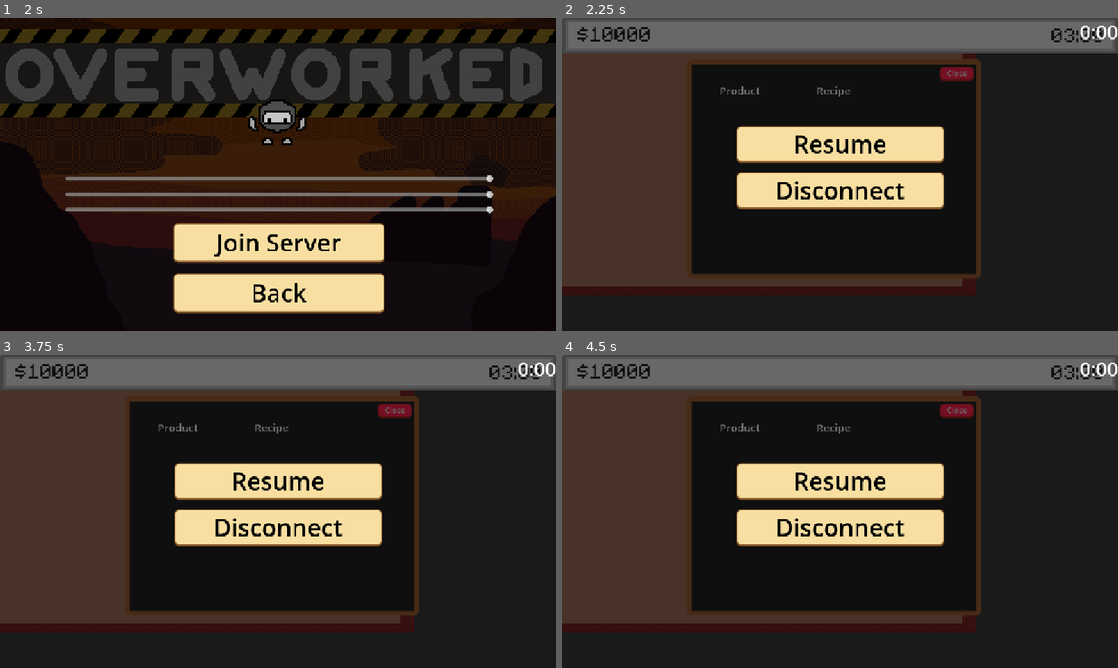
Above: before the commit, frames 1-4 (two rows, left to right).
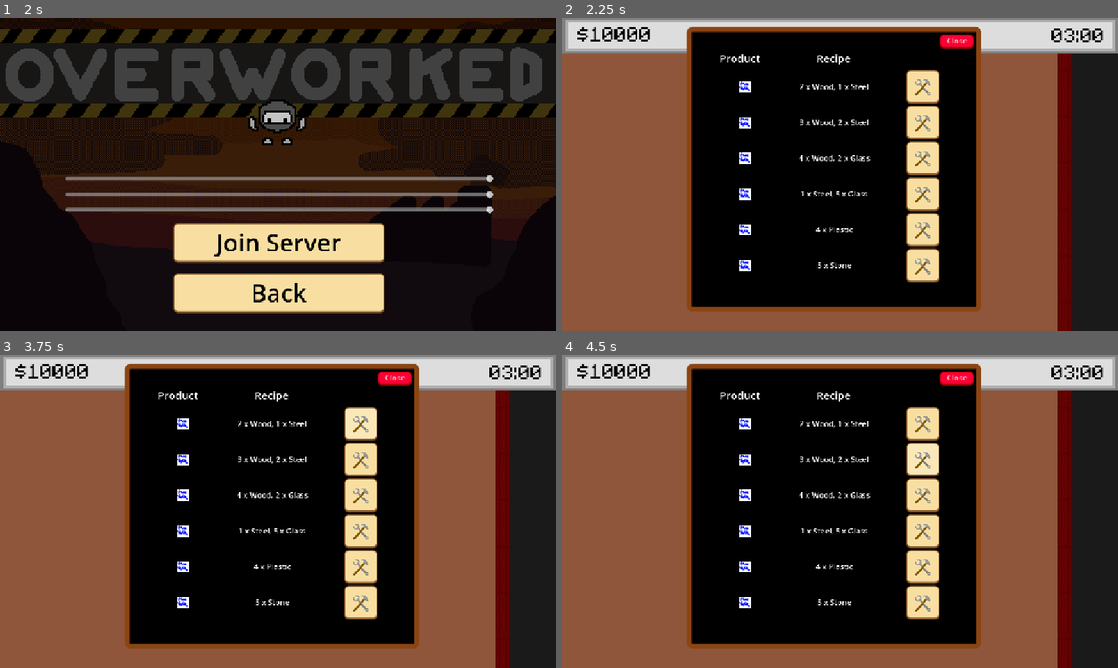
Above: after the commit, the same moments.

Repository: M41T4P-GAMES/Overworked
Game: Godot game, scene res://Scenes/menu.tscn
Two runs of this game, one before a commit and one after it. Both use one fixed random seed, a clock stepped at 60 frames per second and the inputs below. The engine's default icon, where the game draws it, is replaced by a stand-in: a white triangle on a blue panel in a dark square. Sound files missing from this copy of the repository are replaced by a short silence.
Inputs (mouse positions are in pixels of both pictures, inside the frame that each line leads up to):
- Up to frame 1 (2 s): click (144, 180) at 0.52 s; type "12" at 0.6 s; click "Host" at 1.25 s
- Up to frame 2 (2.25 s): click "Join Server" at 2 s
- Up to frame 3 (3.75 s): click (278, 480) at 2.75 s, where only the run before the commit has a clickable "Resume"; click (361, 423) at 3.52 s
- Up to frame 4 (4.5 s): click (923, 458) at 4.27 s

Frame 1 is identical in both runs. In frame 2, 69% of the frame differs, in the area x 0-100%, y 0-100%; in frame 3, 69%; in frame 4, 69%.
Error before the commit: Invalid access to property or key 'inventory' on a base object of type 'Nil'. (res://Scripts/recipes_UI.gd:25)
Error after the commit: Invalid access to property or key 'inventory' on a base object of type 'null instance'. (res://Scripts/recipes_UI.gd:39)

Commit message:
Added some assets

Diff:
--- a/Scenes/box_area.tscn
+++ b/Scenes/box_area.tscn
@@ -1,7 +1,6 @@
-[gd_scene load_steps=5 format=3 uid="uid://cjhuj0h71gddn"]
+[gd_scene load_steps=4 format=3 uid="uid://cjhuj0h71gddn"]
 
 [ext_resource type="Script" uid="uid://l80ww2ju378k" path="res://Scripts/BoxArea.gd" id="1_akqb7"]
-[ext_resource type="Texture2D" uid="uid://dugfiin2drgr4" path="res://icon.svg" id="2_akqb7"]
 
 [sub_resource type="RectangleShape2D" id="RectangleShape2D_21xkr"]
 size = Vector2(83, 68)
@@ -21,10 +20,5 @@
 [node name="CollisionShape2D" type="CollisionShape2D" parent="."]
 shape = SubResource("RectangleShape2D_21xkr")
 
-[node name="Icon" type="Sprite2D" parent="."]
-position = Vector2(1, 0)
-scale = Vector2(0.3, 0.3)
-texture = ExtResource("2_akqb7")
-
 [node name="MultiplayerSynchronizer" type="MultiplayerSynchronizer" parent="."]
 replication_config = SubResource("SceneReplicationConfig_akqb7")
--- a/Scenes/esc_menu.tscn
+++ b/Scenes/esc_menu.tscn
@@ -7,6 +7,7 @@
 script = ExtResource("1_woiik")
 
 [node name="Panel" type="Panel" parent="."]
+visible = false
 offset_right = 1152.0
 offset_bottom = 648.0
 
--- a/Scenes/le_ui.tscn
+++ b/Scenes/le_ui.tscn
@@ -33,6 +33,7 @@
 vertical_alignment = 1
 
 [node name="Label2" type="Label" parent="TextureRect"]
+layout_mode = 0
 offset_left = 988.0
 offset_top = -1.0
 offset_right = 1151.0
--- a/Scenes/main.tscn
+++ b/Scenes/main.tscn
@@ -1,27 +1,23 @@
-
-[gd_scene load_steps=17 format=4 uid="uid://okgncs467xop"]
+[gd_scene load_steps=46 format=4 uid="uid://okgncs467xop"]
 
 [ext_resource type="Script" uid="uid://vmf0670uammx" path="res://Scripts/main.gd" id="1_jjgbg"]
 [ext_resource type="TileSet" uid="uid://dsu8aglalrce4" path="res://Assets/Tilesets/factory_tilesets.tres" id="2_21xkr"]
 [ext_resource type="PackedScene" uid="uid://cjhuj0h71gddn" path="res://Scenes/box_area.tscn" id="2_bo1nx"]
-[ext_resource type="Script" uid="uid://071h7p35csqr" path="res://Scripts/esc_menu.gd" id="3_8gbba"]
 [ext_resource type="PackedScene" uid="uid://cjost3e33t7mf" path="res://Scenes/esc_menu.tscn" id="4_d1ilt"]
-[ext_resource type="Script" uid="uid://dhuahje4sl8uw" path="res://Scripts/timer.gd" id="4_jjvhh"]
 [ext_resource type="Script" uid="uid://dbmit08qsicpf" path="res://Scripts/report.gd" id="4_kry3j"]
+[ext_resource type="Texture2D" uid="uid://dnqbnthguonb6" path="res://Assets/Textures/depot_export.png" id="4_wsu2k"]
+[ext_resource type="Texture2D" uid="uid://bfwx6sggv8qdy" path="res://Assets/Textures/depot_import.png" id="5_k12tt"]
 [ext_resource type="Script" uid="uid://c3npeolnujnfc" path="res://Scripts/stamping_area.gd" id="6_6bp64"]
 [ext_resource type="PackedScene" uid="uid://dmmeiy0tkns7w" path="res://Scenes/sales_station.tscn" id="6_21xkr"]
+[ext_resource type="Texture2D" uid="uid://bb314gpmpvdv4" path="res://Assets/Workstations/production_workbench_idle.png" id="6_h1bgf"]
 [ext_resource type="PackedScene" uid="uid://d1ylmh80tnnj4" path="res://Scenes/computer_UI.tscn" id="7_6bp64"]
-[ext_resource type="Texture2D" uid="uid://dugfiin2drgr4" path="res://icon.svg" id="7_344ge"]
+[ext_resource type="Texture2D" uid="uid://5agveyheqlxk" path="res://Assets/Workstations/storage_access_idle.png" id="7_b3802"]
 [ext_resource type="Script" uid="uid://djtyoct3l0o8d" path="res://Scripts/exports.gd" id="8_344ge"]
 [ext_resource type="Script" uid="uid://vffsn4gxm03e" path="res://Scenes/tiri.gd" id="11_wsu2k"]
+[ext_resource type="Texture2D" uid="uid://m5c3p6qo0q26" path="res://Assets/Workstations/logistics_workbench_idle.png" id="12_h1bgf"]
 [ext_resource type="Texture2D" uid="uid://dfkhlwy8ufd16" path="res://Assets/Workstations/truck_idle.png" id="12_k12tt"]
 [ext_resource type="Texture2D" uid="uid://c7lxxxxyn6q0o" path="res://Assets/Workstations/truck_move.png" id="13_h1bgf"]
 [ext_resource type="Script" uid="uid://bwt7kugbs5nsq" path="res://Scripts/intake.gd" id="14_b3802"]
-
-[sub_resource type="SceneReplicationConfig" id="SceneReplicationConfig_jjvhh"]
-properties/0/path = NodePath("Timer_label:text")
-properties/0/spawn = true
-properties/0/replication_mode = 1
 
 [sub_resource type="RectangleShape2D" id="RectangleShape2D_ynf5e"]
 size = Vector2(118, 114)
@@ -102,59 +98,6 @@
 
 [sub_resource type="RectangleShape2D" id="RectangleShape2D_ueoa1"]
 size = Vector2(79.2857, 50.7143)
-
-[sub_resource type="Animation" id="Animation_6vcvc"]
-resource_name = "pull_up"
-length = 4.0
-step = 1.0
-tracks/0/type = "value"
-tracks/0/imported = false
-tracks/0/enabled = true
-tracks/0/path = NodePath(".:position")
-tracks/0/interp = 1
-tracks/0/loop_wrap = true
-tracks/0/keys = {
-"times": PackedFloat32Array(0, 4),
-"transitions": PackedFloat32Array(1, 1),
-"update": 0,
-"values": [Vector2(-60, 432), Vector2(100, 432)]
-}
-tracks/1/type = "value"
-tracks/1/imported = false
-tracks/1/enabled = true
-tracks/1/path = NodePath("AnimatedSprite2D:animation")
-tracks/1/interp = 0
-tracks/1/loop_wrap = true
-tracks/1/keys = {
-"times": PackedFloat32Array(0, 4),
-"transitions": PackedFloat32Array(1, 1),
-"update": 1,
-"values": [&"move", &"idle"]
-}
-tracks/2/type = "value"
-tracks/2/imported = false
-tracks/2/enabled = true
-tracks/2/path = NodePath("AnimatedSprite2D:speed_scale")
-tracks/2/interp = 1
-tracks/2/loop_wrap = true
-tracks/2/keys = {
-"times": PackedFloat32Array(0, 4),
-"transitions": PackedFloat32Array(1, 1),
-"update": 0,
-"values": [1.0, 1.0]
-}
-tracks/3/type = "value"
-tracks/3/imported = false
-tracks/3/enabled = true
-tracks/3/path = NodePath("Intake:monitorable")
-tracks/3/interp = 0
-tracks/3/loop_wrap = true
-tracks/3/keys = {
-"times": PackedFloat32Array(0, 4),
-"transitions": PackedFloat32Array(1, 1),
-"update": 1,
-"values": [false, true]
-}
 
 [sub_resource type="Animation" id="Animation_7k868"]
 length = 0.001
@@ -206,6 +149,59 @@
 "transitions": PackedFloat32Array(1),
 "update": 1,
 "values": [false]
+}
+
+[sub_resource type="Animation" id="Animation_6vcvc"]
+resource_name = "pull_up"
+length = 4.0
+step = 1.0
+tracks/0/type = "value"
+tracks/0/imported = false
+tracks/0/enabled = true
+tracks/0/path = NodePath(".:position")
+tracks/0/interp = 1
+tracks/0/loop_wrap = true
+tracks/0/keys = {
+"times": PackedFloat32Array(0, 4),
+"transitions": PackedFloat32Array(1, 1),
+"update": 0,
+"values": [Vector2(-60, 432), Vector2(100, 432)]
+}
+tracks/1/type = "value"
+tracks/1/imported = false
+tracks/1/enabled = true
+tracks/1/path = NodePath("AnimatedSprite2D:animation")
+tracks/1/interp = 0
+tracks/1/loop_wrap = true
+tracks/1/keys = {
+"times": PackedFloat32Array(0, 4),
+"transitions": PackedFloat32Array(1, 1),
+"update": 1,
+"values": [&"move", &"idle"]
+}
+tracks/2/type = "value"
+tracks/2/imported = false
+tracks/2/enabled = true
+tracks/2/path = NodePath("AnimatedSprite2D:speed_scale")
+tracks/2/interp = 1
+tracks/2/loop_wrap = true
+tracks/2/keys = {
+"times": PackedFloat32Array(0, 4),
+"transitions": PackedFloat32Array(1, 1),
+"update": 0,
+"values": [1.0, 1.0]
+}
+tracks/3/type = "value"
+tracks/3/imported = false
+tracks/3/enabled = true
+tracks/3/path = NodePath("Intake:monitorable")
+tracks/3/interp = 0
+tracks/3/loop_wrap = true
+tracks/3/keys = {
+"times": PackedFloat32Array(0, 4),
+"transitions": PackedFloat32Array(1, 1),
+"update": 1,
+"values": [false, true]
 }
 
 [sub_resource type="Animation" id="Animation_hpc6h"]
@@ -322,6 +318,57 @@
 "speed": 5.0
 }]
 
+[sub_resource type="Animation" id="Animation_jwpg7"]
+length = 0.001
+tracks/0/type = "value"
+tracks/0/imported = false
+tracks/0/enabled = true
+tracks/0/path = NodePath(".:position")
+tracks/0/interp = 1
+tracks/0/loop_wrap = true
+tracks/0/keys = {
+"times": PackedFloat32Array(0),
+"transitions": PackedFloat32Array(1),
+"update": 0,
+"values": [Vector2(-60, 592)]
+}
+tracks/1/type = "value"
+tracks/1/imported = false
+tracks/1/enabled = true
+tracks/1/path = NodePath("AnimatedSprite2D:animation")
+tracks/1/interp = 1
+tracks/1/loop_wrap = true
+tracks/1/keys = {
+"times": PackedFloat32Array(0),
+"transitions": PackedFloat32Array(1),
+"update": 1,
+"values": [&"move"]
+}
+tracks/2/type = "value"
+tracks/2/imported = false
+tracks/2/enabled = true
+tracks/2/path = NodePath("AnimatedSprite2D:speed_scale")
+tracks/2/interp = 1
+tracks/2/loop_wrap = true
+tracks/2/keys = {
+"times": PackedFloat32Array(0),
+"transitions": PackedFloat32Array(1),
+"update": 0,
+"values": [1.0]
+}
+tracks/3/type = "value"
+tracks/3/imported = false
+tracks/3/enabled = true
+tracks/3/path = NodePath("Exports:monitorable")
+tracks/3/interp = 1
+tracks/3/loop_wrap = true
+tracks/3/keys = {
+"times": PackedFloat32Array(0),
+"transitions": PackedFloat32Array(1),
+"update": 1,
+"values": [false]
+}
+
 [sub_resource type="Animation" id="Animation_hdf80"]
 resource_name = "pull_up"
 length = 4.0
@@ -373,57 +420,6 @@
 "transitions": PackedFloat32Array(1, 1),
 "update": 1,
 "values": [false, true]
-}
-
-[sub_resource type="Animation" id="Animation_jwpg7"]
-length = 0.001
-tracks/0/type = "value"
-tracks/0/imported = false
-tracks/0/enabled = true
-tracks/0/path = NodePath(".:position")
-tracks/0/interp = 1
-tracks/0/loop_wrap = true
-tracks/0/keys = {
-"times": PackedFloat32Array(0),
-"transitions": PackedFloat32Array(1),
-"update": 0,
-"values": [Vector2(-60, 592)]
-}
-tracks/1/type = "value"
-tracks/1/imported = false
-tracks/1/enabled = true
-tracks/1/path = NodePath("AnimatedSprite2D:animation")
-tracks/1/interp = 1
-tracks/1/loop_wrap = true
-tracks/1/keys = {
-"times": PackedFloat32Array(0),
-"transitions": PackedFloat32Array(1),
-"update": 1,
-"values": [&"move"]
-}
-tracks/2/type = "value"
-tracks/2/imported = false
-tracks/2/enabled = true
-tracks/2/path = NodePath("AnimatedSprite2D:speed_scale")
-tracks/2/interp = 1
-tracks/2/loop_wrap = true
-tracks/2/keys = {
-"times": PackedFloat32Array(0),
-"transitions": PackedFloat32Array(1),
-"update": 0,
-"values": [1.0]
-}
-tracks/3/type = "value"
-tracks/3/imported = false
-tracks/3/enabled = true
-tracks/3/path = NodePath("Exports:monitorable")
-tracks/3/interp = 1
-tracks/3/loop_wrap = true
-tracks/3/keys = {
-"times": PackedFloat32Array(0),
-"transitions": PackedFloat32Array(1),
-"update": 1,
-"values": [false]
 }
 
 [sub_resource type="Animation" id="Animation_k2e45"]
@@ -538,6 +534,7 @@
 script = ExtResource("1_jjgbg")
 
 [node name="Tilemaps" type="Node2D" parent="."]
+position = Vector2(-992, -232)
 
 [node name="floor" type="TileMapLayer" parent="Tilemaps"]
 tile_map_data = PackedByteArray("AAAHAAwAAAABAAEAAAAIAAwAAAABAAEAAAAJAAwAAAABAAEAAAAKAAwAAAACAAEAAAALAAwAAQAAAAEAAAAMAA …(27664 unchanged characters)…
@@ -554,21 +551,53 @@
 [node name="Udp_timer" type="Timer" parent="."]
 autostart = true
 
-[node name="BoxArea" parent="." instance=ExtResource("2_bo1nx")]
-position = Vector2(52, 114)
+[node name="Export" parent="." instance=ExtResource("2_bo1nx")]
+position = Vector2(-920, -176)
 max_capacity = 35
 inventory = Dictionary[int, int]({
 0: 4,
 1: 3
 })
 
-[node name="BoxArea2" parent="." instance=ExtResource("2_bo1nx")]
-position = Vector2(1099, 514)
+[node name="Sprite2D" type="Sprite2D" parent="Export"]
+texture = ExtResource("4_wsu2k")
+
+[node name="Import" parent="." instance=ExtResource("2_bo1nx")]
+position = Vector2(-736, -176)
 max_capacity = 35
 inventory = Dictionary[int, int]({
 0: 4,
 1: 3
 })
+
+[node name="Sprite2D" type="Sprite2D" parent="Import"]
+position = Vector2(-8, 0)
+texture = ExtResource("5_k12tt")
+
+[node name="BoxArea2" parent="." instance=ExtResource("2_bo1nx")]
+position = Vector2(16, 272)
+max_capacity = 35
+inventory = Dictionary[int, int]({
+0: 4,
+1: 3
+})
+
+[node name="Sprite2D" type="Sprite2D" parent="BoxArea2"]
+position = Vector2(-3, -42)
+texture = ExtResource("6_h1bgf")
+
+[node name="BoxArea3" parent="." instance=ExtResource("2_bo1nx")]
+position = Vector2(-829, -104)
+max_capacity = 35
+inventory = Dictionary[int, int]({
+0: 4,
+1: 3
+})
+
+[node name="Sprite2D" type="Sprite2D" parent="BoxArea3"]
+position = Vector2(-3, -42)
+scale = Vector2(1.5, 1.5)
+texture = ExtResource("7_b3802")
 
 [node name="ESCMenu" parent="." instance=ExtResource("4_d1ilt")]
 
@@ -608,26 +637,6 @@
 grow_vertical = 0
 text = "Continue"
 
-[node name="HUD" type="CanvasLayer" parent="."]
-
-[node name="Timer_label" type="Label" parent="HUD"]
-anchors_preset = 1
-anchor_left = 1.0
-anchor_right = 1.0
-offset_left = -79.0
-offset_bottom = 55.0
-grow_horizontal = 0
-theme_override_font_sizes/font_size = 40
-text = "3:00"
-
-[node name="Timer" type="Timer" parent="HUD"]
-wait_time = 10.0
-one_shot = true
-script = ExtResource("4_jjvhh")
-
-[node name="MultiplayerSynchronizer" type="MultiplayerSynchronizer" parent="HUD"]
-replication_config = SubResource("SceneReplicationConfig_jjvhh")
-
 [node name="ComputerUI" type="CanvasLayer" parent="."]
 visible = false
 
@@ -637,14 +646,16 @@
 position = Vector2(1058, 269)
 
 [node name="Sales_station" parent="." instance=ExtResource("6_21xkr")]
-position = Vector2(454, 238)
+position = Vector2(-568, -152)
+scale = Vector2(2, 2)
 
 [node name="StampingArea" type="Area2D" parent="."]
-position = Vector2(495, 550)
+position = Vector2(-488, 376)
+scale = Vector2(1.5, 1.5)
 script = ExtResource("6_6bp64")
 
 [node name="Sprite2D" type="Sprite2D" parent="StampingArea"]
-texture = ExtResource("7_344ge")
+texture = ExtResource("12_h1bgf")
 
 [node name="CollisionShape2D" type="CollisionShape2D" parent="StampingArea"]
 position = Vector2(-1, -1)
@@ -654,6 +665,7 @@
 replication_config = SubResource("SceneReplicationConfig_hptm8")
 
 [node name="Tiri" type="Node2D" parent="."]
+position = Vector2(-992, -232)
 script = ExtResource("11_wsu2k")
 
 [node name="Incoming" type="CharacterBody2D" parent="Tiri"]
@@ -667,7 +679,6 @@
 
 [node name="CollisionShape2D" type="CollisionShape2D" parent="Tiri/Incoming"]
 position = Vector2(-1.78571, 4.64285)
-scale = Vector2(1, 1)
 shape = SubResource("RectangleShape2D_ueoa1")
 
 [node name="AnimationPlayer" type="AnimationPlayer" parent="Tiri/Incoming"]
@@ -681,7 +692,6 @@
 
 [node name="CollisionShape2D" type="CollisionShape2D" parent="Tiri/Incoming/Intake"]
 position = Vector2(13.9286, 3.57144)
-scale = Vector2(1, 1)
 shape = SubResource("RectangleShape2D_e08e2")
 
 [node name="MultiplayerSynchronizer" type="MultiplayerSynchronizer" parent="Tiri/Incoming/Intake"]
@@ -698,7 +708,6 @@
 
 [node name="CollisionShape2D" type="CollisionShape2D" parent="Tiri/Outgoing"]
 position = Vector2(-1.78571, 4.64285)
-scale = Vector2(1, 1)
 shape = SubResource("RectangleShape2D_ueoa1")
 
 [node name="AnimationPlayer" type="AnimationPlayer" parent="Tiri/Outgoing"]
@@ -715,7 +724,6 @@
 
 [node name="CollisionShape2D" type="CollisionShape2D" parent="Tiri/Outgoing/Exports"]
 position = Vector2(-17.75, -0.999939)
-scale = Vector2(1, 1)
 shape = SubResource("RectangleShape2D_6bp64")
 
 [node name="MultiplayerSynchronizer" type="MultiplayerSynchronizer" parent="Tiri/Outgoing/Exports"]
@@ -731,7 +739,5 @@
 replication_config = SubResource("SceneReplicationConfig_o1aky")
 
 [connection signal="timeout" from="Udp_timer" to="." method="_on_udp_timer_timeout"]
-
 [connection signal="timeout" from="OrderGenerationTimer" to="." method="_on_order_generation_timer_timeout"]
 [connection signal="pressed" from="Report/Panel/Continue" to="Report" method="_on_continue_pressed"]
-[connection signal="timeout" from="HUD/Timer" to="HUD/Timer" method="_on_timeout"]
--- a/Scenes/sales_station.tscn
+++ b/Scenes/sales_station.tscn
@@ -1,7 +1,7 @@
 [gd_scene load_steps=4 format=3 uid="uid://dmmeiy0tkns7w"]
 
-[ext_resource type="Texture2D" uid="uid://dugfiin2drgr4" path="res://icon.svg" id="1_cims7"]
 [ext_resource type="Script" uid="uid://c2vaen3qfewrf" path="res://Scripts/sales_station.gd" id="1_vu4iw"]
+[ext_resource type="Texture2D" uid="uid://dmuaogmyyclpd" path="res://Assets/Workstations/sales_workbench_idle.png" id="2_vu4iw"]
 
 [sub_resource type="RectangleShape2D" id="RectangleShape2D_cims7"]
 size = Vector2(51, 61)
@@ -10,7 +10,7 @@
 script = ExtResource("1_vu4iw")
 
 [node name="Sprite2D" type="Sprite2D" parent="."]
-texture = ExtResource("1_cims7")
+texture = ExtResource("2_vu4iw")
 
 [node name="CollisionShape2D" type="CollisionShape2D" parent="."]
 position = Vector2(-0.5, -0.5)
--- a/Scripts/main.gd
+++ b/Scripts/main.gd
@@ -11,10 +11,11 @@
 		multiplayer.peer_disconnected.connect(_on_peer_disconnected)
 		_on_peer_connected()
 
+
 func _on_peer_connected(id = 1):
 	var node = player_scene.instantiate()
 	node.name = str(id)
-	node.global_position = $Spawnpoint.global_position
+	#node.global_position = $Spawnpoint.global_position
 	add_child(node)
 
 func _on_peer_disconnected(id):
@@ -41,5 +42,5 @@
 func _on_order_generation_timer_timeout() -> void:
 	if GameStats.availableOrders.size() < 5:
 		GameStats.availableOrders.append(orderGeneration.generate_random_order())
-		$Control2.refresh()
+		#$Control2.refresh()
 	$OrderGenerationTimer.start(randi_range(5, 15))
--- a/Scripts/player.gd
+++ b/Scripts/player.gd
@@ -15,6 +15,7 @@
 	if multiplayer.get_unique_id() == int(name):
 		$Camera2D.enabled = true
 		$Sprite2D.self_modulate = Global.skin_color
+	$CanvasLayer/CraftingUI.set_input_area(get_node("../BoxArea"))
 
 
 func _input(event: InputEvent) -> void:
--- a/Scripts/recipes_UI.gd
+++ b/Scripts/recipes_UI.gd
@@ -22,7 +22,7 @@
 func decide_all_possible_products():
 	for product in materialsAndProducts.products:
 		var ableToCraft = true
-		var availableMaterials = inputArea.inventory
+		var availableMaterials = []
 		for neededMaterial in product.materialCosts:
 			if availableMaterials.has(int(neededMaterial.materialId)):
 				if availableMaterials[int(neededMaterial.materialId)] < neededMaterial.count:
Binary file added: Assets/Textures/depot_export.png
Not shown, added: Assets/Textures/depot_export.png.import
Binary file added: Assets/Textures/depot_import.png
Not shown, added: Assets/Textures/depot_import.png.import
Binary file added: Assets/Textures/sign-sales.png
Not shown, added: Assets/Textures/sign-sales.png.import
Binary file added: Assets/Textures/sign_logi.png
Not shown, added: Assets/Textures/sign_logi.png.import
Binary file added: Assets/Textures/sign_prod.png
Not shown, added: Assets/Textures/sign_prod.png.import
Binary file added: Assets/Textures/truck_selected.png
Not shown, added: Assets/Textures/truck_selected.png.import
(and 1 more such lines)
